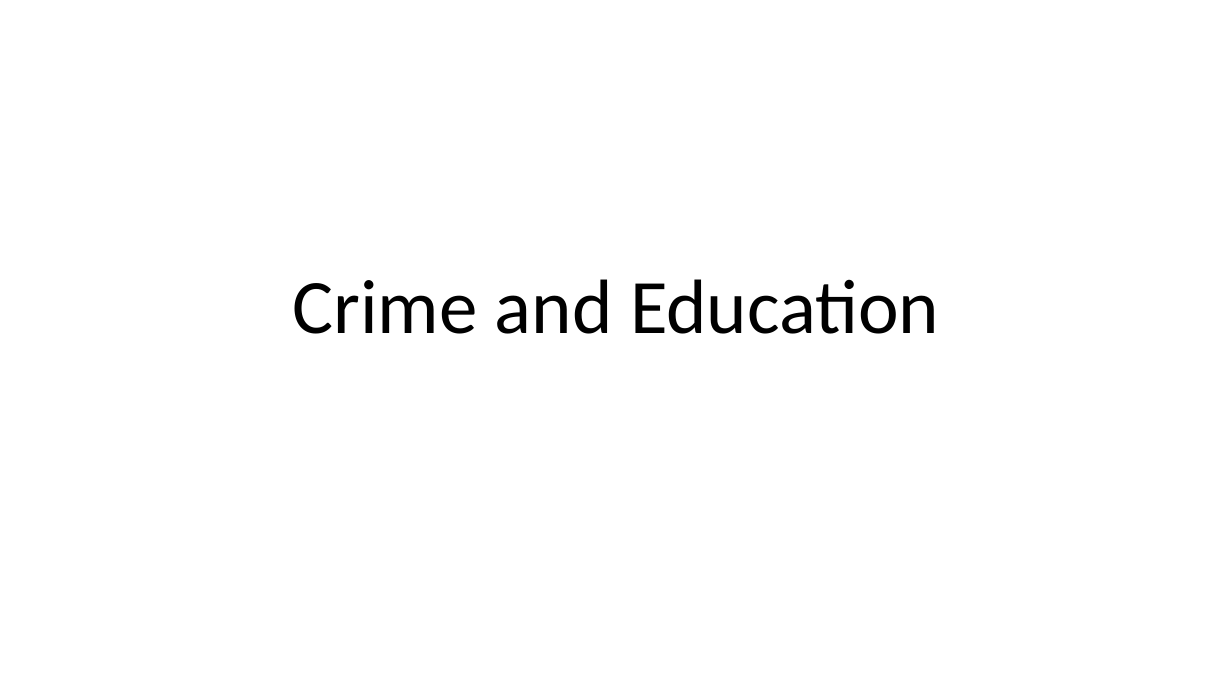
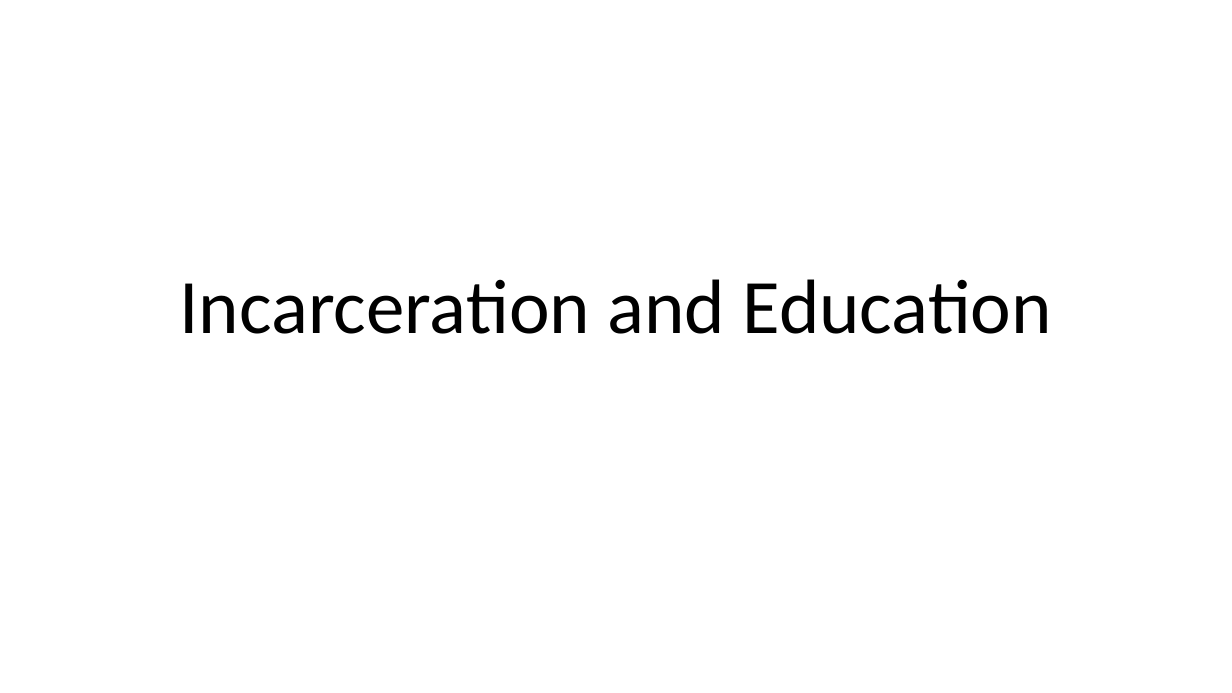
Before and after one commit to pamhinostroza/Project_1, a slide deck: slide 1 of Presentation.pptx. Drawn at 1232x693 pixels with LibreOffice and Linux fonts; fonts in the diff are those of the drawing. Boxes give left, top, right and bottom in pixels: in the first picture for what was removed or moved away, otherwise in the second. Text is boxed around its words. In the diff, an @@ line names an element or a change of style, - is before the commit and + after.

```diff
--- a/Presentation.pptx
+++ b/Presentation.pptx
@@ title at box(180, 279, 1052, 334): text changed @@
-Crime and Education
+Incarceration and Education
```
Also in this commit, not shown: 1 other slide changed, 21 slides added, 9 slides removed, 10 other files.
